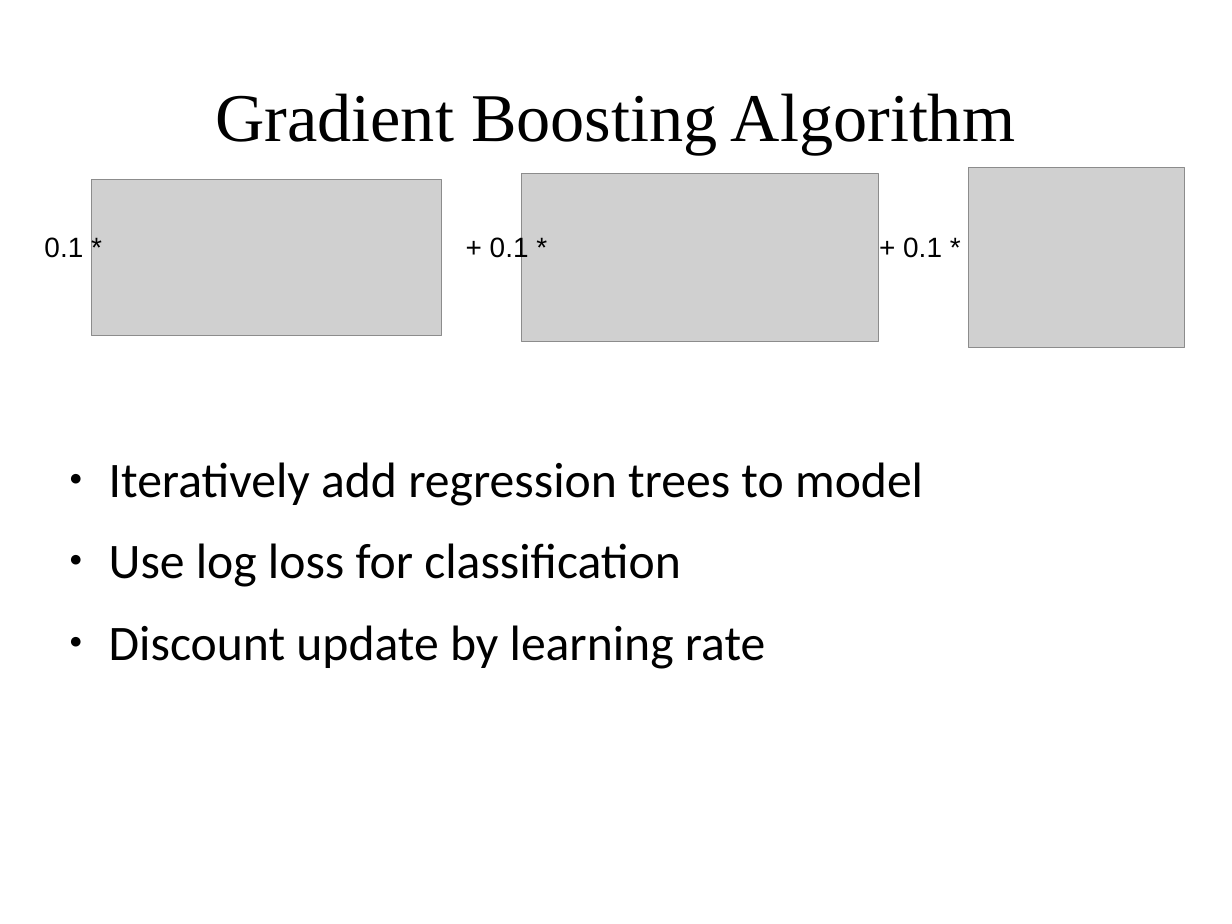
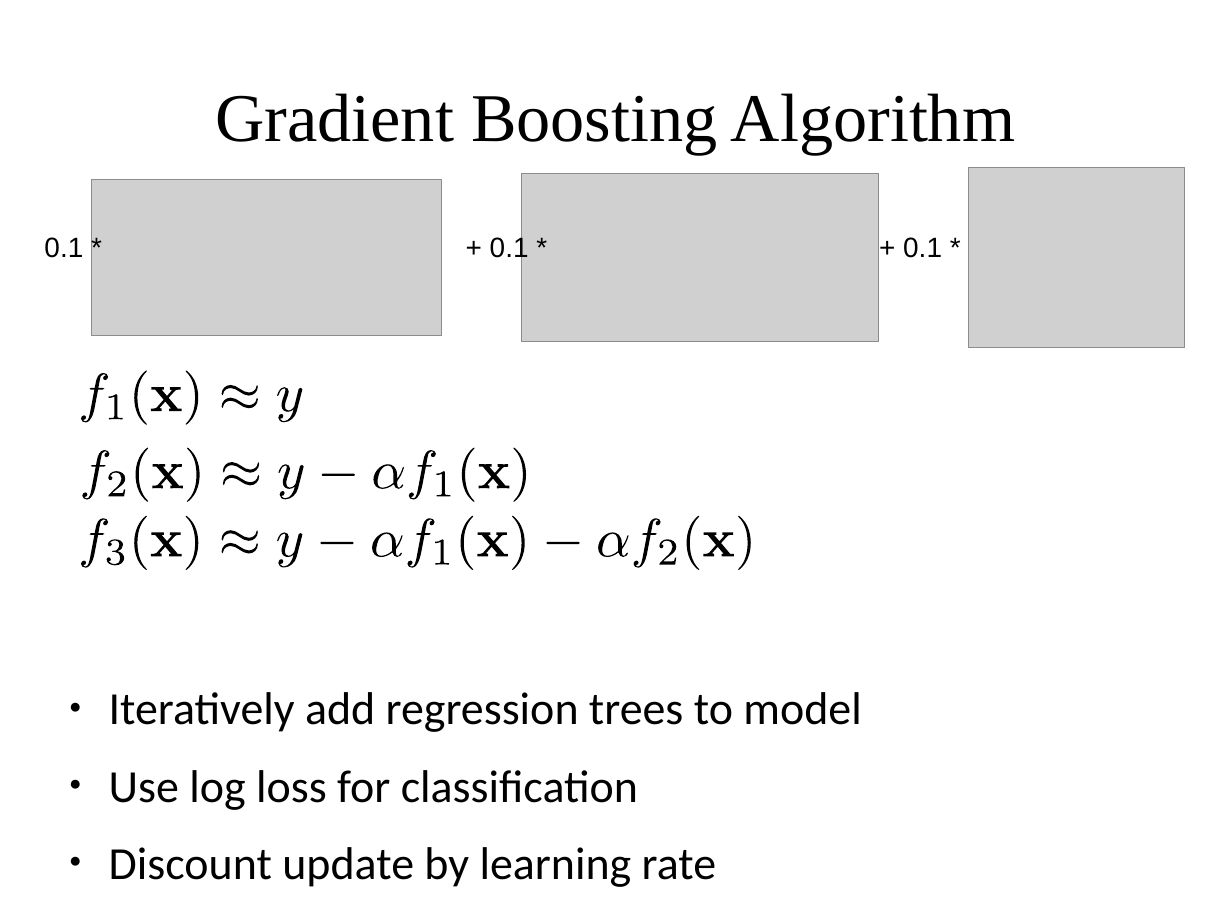
Before and after one commit to amueller/applied_ml_spring_2017, a slide deck: slide 3 of slides/aml-11-022217.odp. Drawn at 1232x924 pixels with LibreOffice and Linux fonts; fonts in the diff are those of the drawing; grey boxes stand for pictures. Boxes give left, top, right and bottom in pixels: in the first picture for what was removed or moved away, otherwise in the second. Text is boxed around its words. In the diff, an @@ line names an element or a change of style, - is before the commit and + after.

```diff
--- a/slides/aml-11-022217.odp
+++ b/slides/aml-11-022217.odp
@@ group added at (x1=78, y1=371, x2=304, y2=426): 8 freeform shapes @@
@@ text "Iteratively add regression trees to ..." at (x1=109, y1=692, x2=861, y2=887): size 32 to 29.6 pt @@
@@ group added at (x1=79, y1=448, x2=531, y2=503): 15 freeform shapes @@
@@ group added at (x1=78, y1=515, x2=757, y2=570): 22 freeform shapes @@
```
Also in this commit, not shown: 1 other slide changed, 1 slide added.
